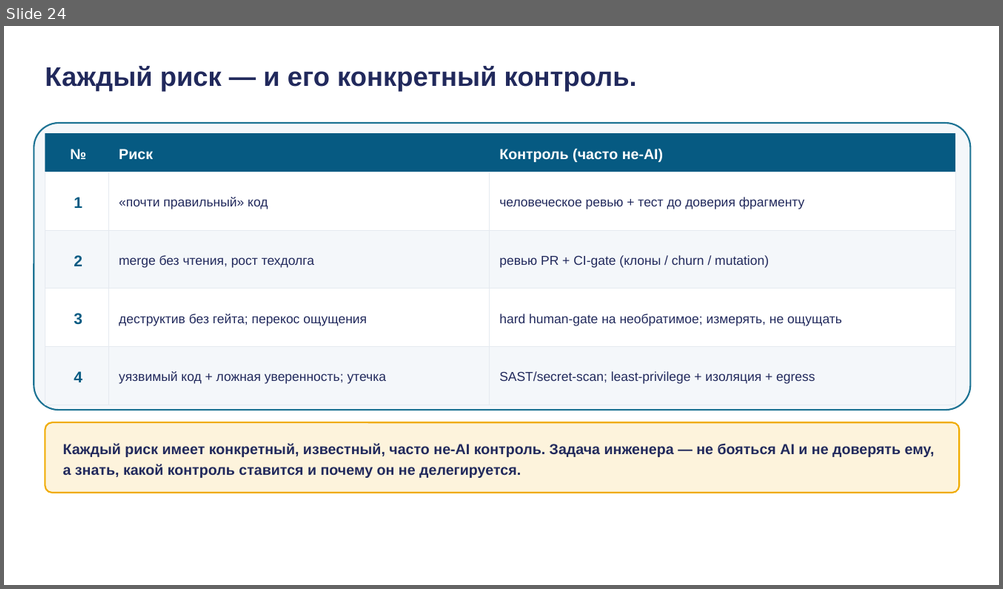
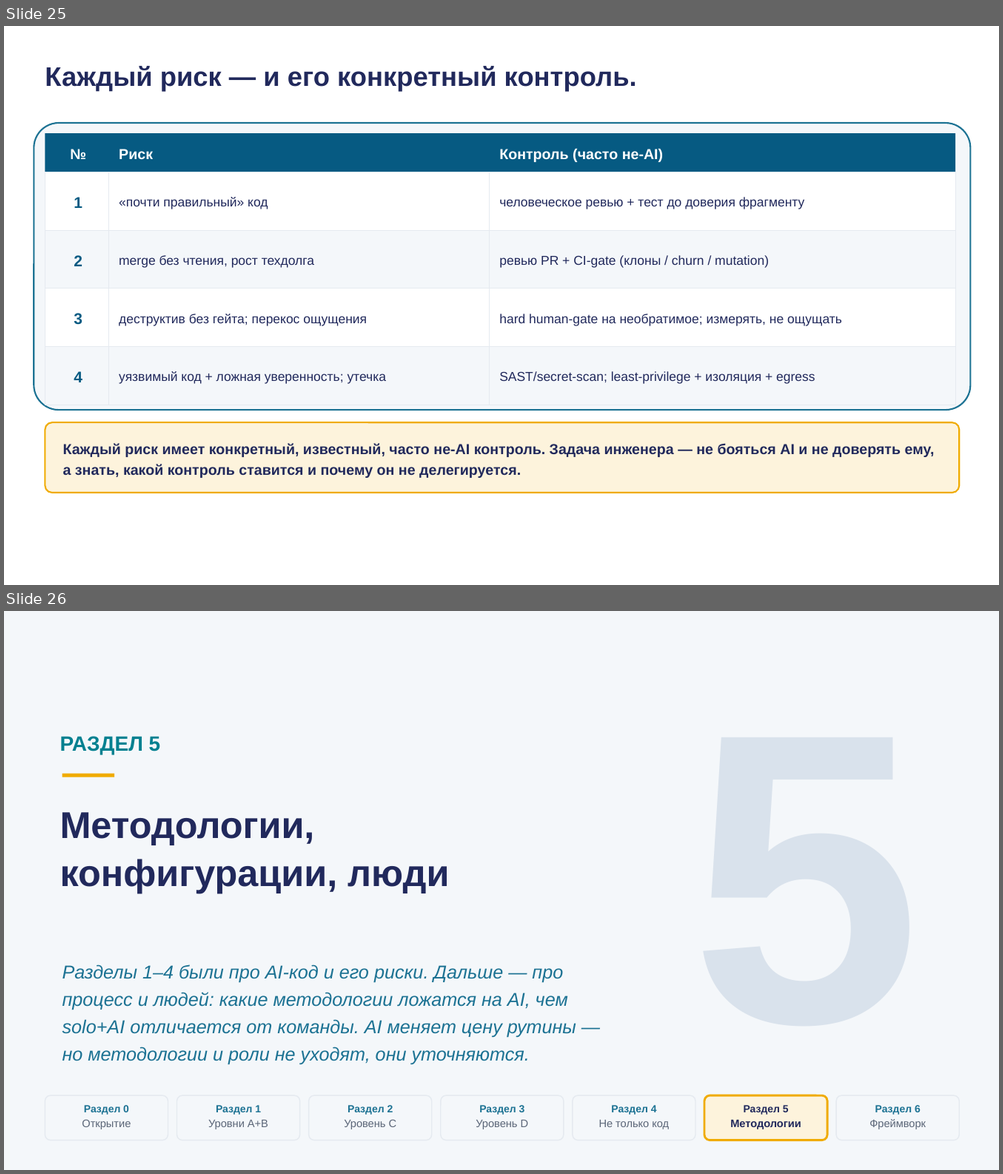
Before and after one commit to tellina-study/AI-usage-lessons, a slide deck: library/lectures/lec-04/rendered/lec-04.pptx. Shown one above the other, each under a label of ours: slide 24 before the commit, slides 25 and 26 after it. The pictures are 1003x589 and 1003x1174 pixels, drawn with LibreOffice and Linux fonts; fonts in the diff are those of the drawing. Boxes give left, top, right and bottom in pixels: in the first picture for what was removed or moved away, otherwise in the second. Text is boxed around its words. In the diff, an @@ line names an element or a change of style, - is before the commit and + after.

```diff
--- a/library/lectures/lec-04/rendered/lec-04.pptx
+++ b/library/lectures/lec-04/rendered/lec-04.pptx
@@ slide 26 added at <box>4,611,999,1170</box>, background #F4F7FA @@
@@ text added at <box>60,736,161,755</box>, 20 pt, text #028090, bold @@
+РАЗДЕЛ 5
@@ rectangle added at <box>62,774,114,777</box>, fill #F0AB00 @@
@@ text added at <box>60,812,449,894</box>, 36 pt, text #21295C, bold @@
+Методологии,
+конфигурации, люди
@@ text added at <box>62,965,576,1065</box>, 18 pt, text #1C7293, italic @@
+Разделы 1–4 были про AI-код и его риски. Дальше — про процесс и людей: какие методологии ложатся на AI, чем solo+AI отличается от команды. AI меняет цену рутины — но методологии и роли не уходят, они уточняются.
@@ rounded rectangle added at <box>45,1096,168,1141</box>, fill #F4F7FA, outline #E5EAF0 1 pt @@
@@ rounded rectangle added at <box>177,1096,300,1141</box>, fill #F4F7FA, outline #E5EAF0 1 pt @@
@@ rounded rectangle added at <box>308,1096,432,1141</box>, fill #F4F7FA, outline #E5EAF0 1 pt @@
@@ rounded rectangle added at <box>441,1096,563,1141</box>, fill #F4F7FA, outline #E5EAF0 1 pt @@
@@ rounded rectangle added at <box>572,1096,696,1141</box>, fill #F4F7FA, outline #E5EAF0 1 pt @@
@@ text added at <box>691,1094,921,1096</box>, 400 pt, text #D9E2EC, bold @@
+5
@@ rounded rectangle added at <box>705,1096,828,1141</box>, fill #FDF3DC, outline #F0AB00 2 pt @@
@@ rounded rectangle added at <box>836,1096,959,1141</box>, fill #F4F7FA, outline #E5EAF0 1 pt @@
@@ text added at <box>82,1120,131,1130</box>, 10.5 pt, text #5B6678 @@
+Открытие
@@ text added at <box>84,1105,129,1115</box>, 10 pt, text #1C7293, bold @@
+Раздел 0
@@ text added at <box>208,1120,268,1130</box>, 10.5 pt, text #5B6678 @@
+Уровни A+B
@@ text added at <box>216,1105,261,1115</box>, 10 pt, text #1C7293, bold @@
+Раздел 1
@@ text added at <box>344,1120,397,1130</box>, 10.5 pt, text #5B6678 @@
+Уровень C
@@ text added at <box>347,1105,393,1115</box>, 10 pt, text #1C7293, bold @@
+Раздел 2
@@ text added at <box>475,1120,529,1130</box>, 10.5 pt, text #5B6678 @@
+Уровень D
@@ text added at <box>479,1105,525,1115</box>, 10 pt, text #1C7293, bold @@
+Раздел 3
@@ text added at <box>599,1120,669,1130</box>, 10.5 pt, text #5B6678 @@
+Не только код
@@ text added at <box>611,1105,657,1115</box>, 10 pt, text #1C7293, bold @@
+Раздел 4
@@ text added at <box>730,1120,801,1130</box>, 10.5 pt, text #21295C, bold @@
+Методологии
@@ text added at <box>743,1105,788,1115</box>, 10 pt, text #21295C, bold @@
+Раздел 5
@@ text added at <box>869,1119,925,1130</box>, 10.5 pt, text #5B6678 @@
+Фреймворк
@@ text added at <box>875,1105,920,1115</box>, 10 pt, text #1C7293, bold @@
+Раздел 6
@@ what was slide 24 is now slide 25 @@
```
Also in this commit, not shown: 2 other slides added, 13 other files.
